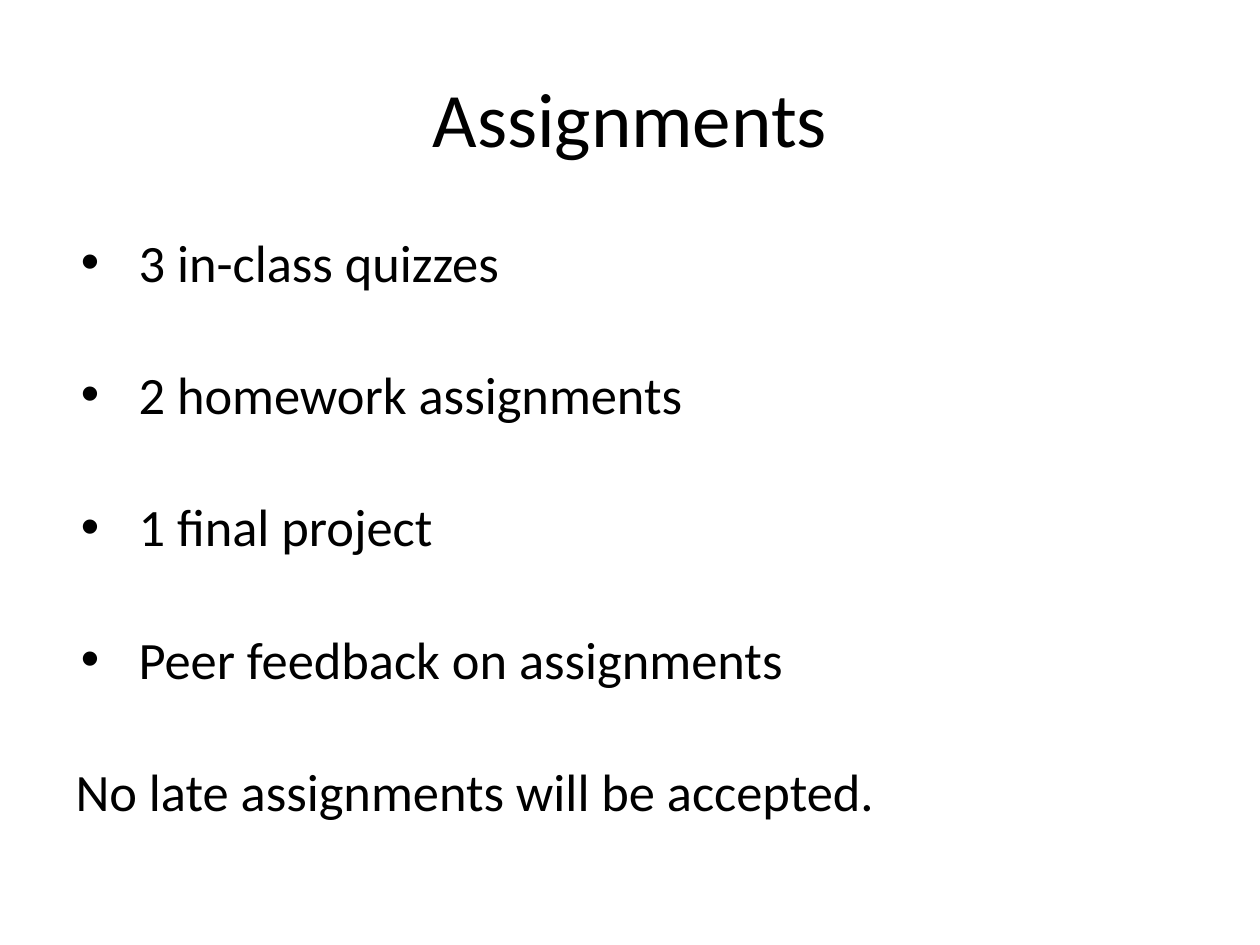
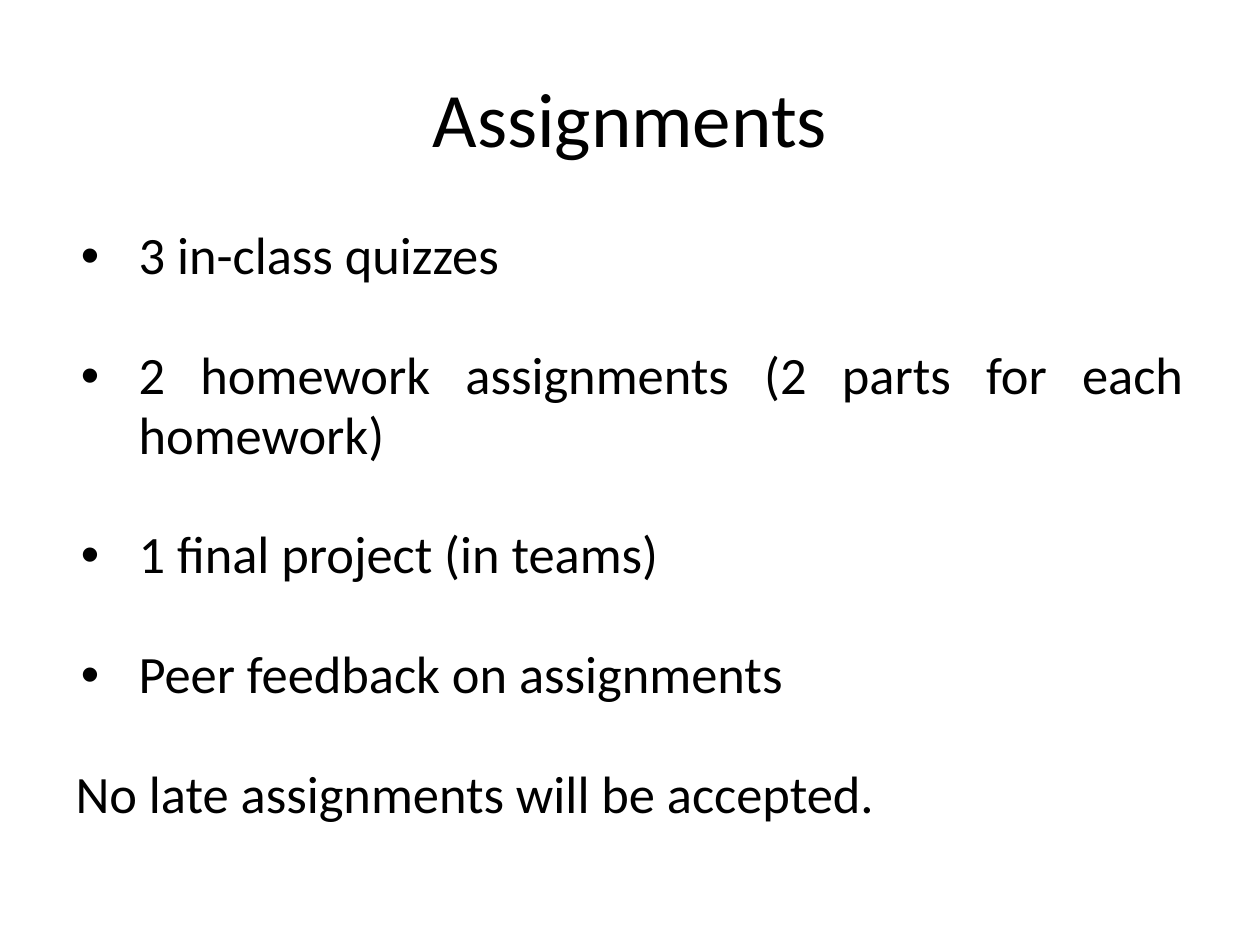
Before and after one commit to ArianeDucellier/data_visualization_R, a slide deck: slide 8 of lectures/Introduction.pptx. Drawn at 1260x945 pixels with LibreOffice and Linux fonts; fonts in the diff are those of the drawing. Boxes give left, top, right and bottom in pixels: in the first picture for what was removed or moved away, otherwise in the second. Text is boxed around its words. In the diff, an @@ line names an element or a change of style, - is before the commit and + after.

```diff
--- a/lectures/Introduction.pptx
+++ b/lectures/Introduction.pptx
@@ text at (76, 237, 874, 822): line spacing 1.05 to 0.95 @@
@@ text at (139, 356, 1183, 582): text changed @@
-• 2 homework assignments
-• 1 final project
+• 2 homework assignments (2 parts for each homework)
+• 1 final project (in teams)
```
Also in this commit, not shown: 10 other slides changed, 1 slide added, 45 other files.
